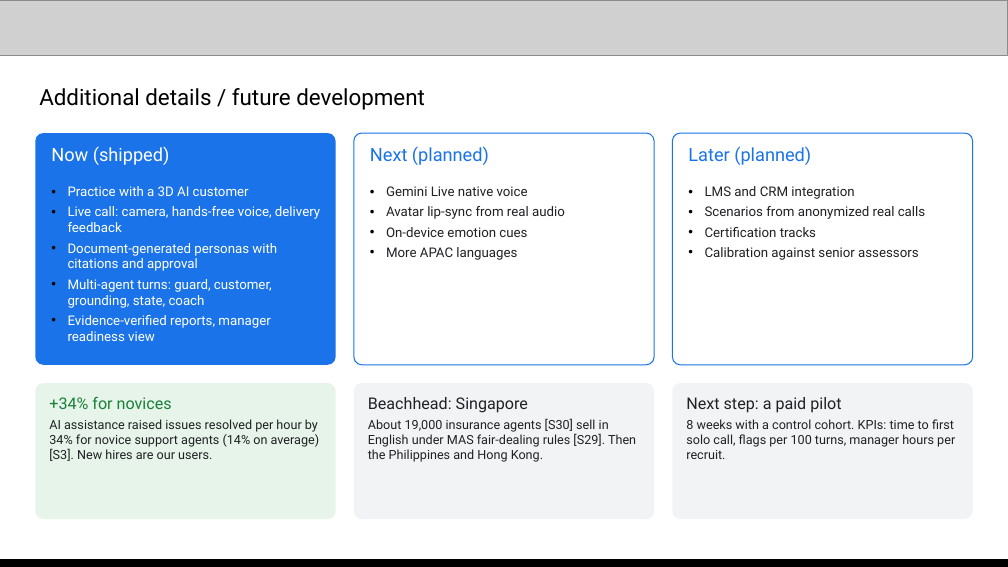
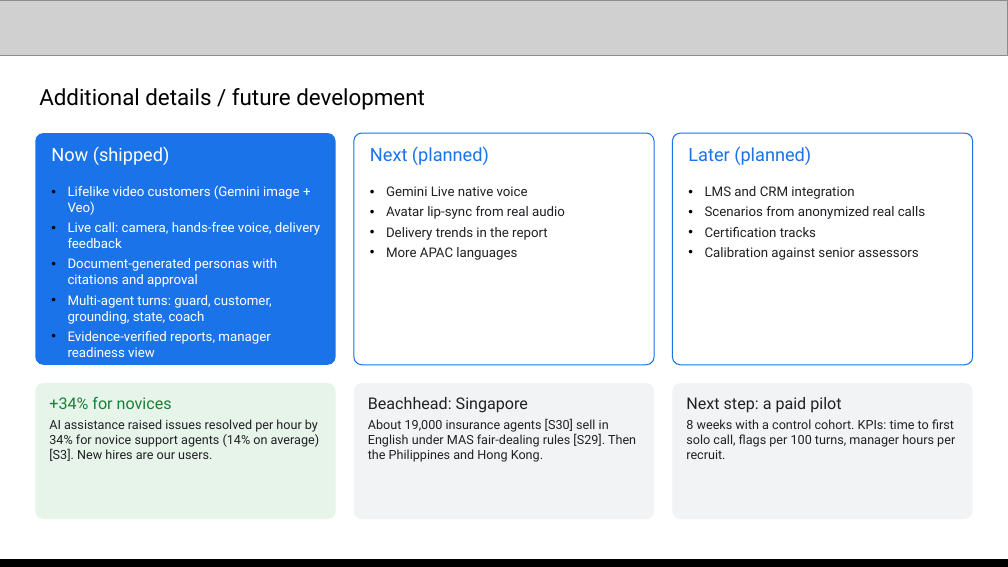
Before and after one commit to jease0502/SkillCoach-AIBC, a slide deck: slide 15 of media/SkillCoach_Submission.pptx. Drawn at 1008x567 pixels with LibreOffice and Linux fonts; fonts in the diff are those of the drawing; grey boxes stand for pictures. Boxes give left, top, right and bottom in pixels: in the first picture for what was removed or moved away, otherwise in the second. Text is boxed around its words. In the diff, an @@ line names an element or a change of style, - is before the commit and + after.

```diff
--- a/media/SkillCoach_Submission.pptx
+++ b/media/SkillCoach_Submission.pptx
@@ text at box(68, 185, 300, 215): text changed @@
-• Practice with a 3D AI customer
+• Lifelike video customers (Gemini image + Veo)
@@ text at box(386, 227, 548, 240): text changed @@
-• On-device emotion cues
+• Delivery trends in the report
```
Also in this commit, not shown: 6 other slides changed, 4 other files.
